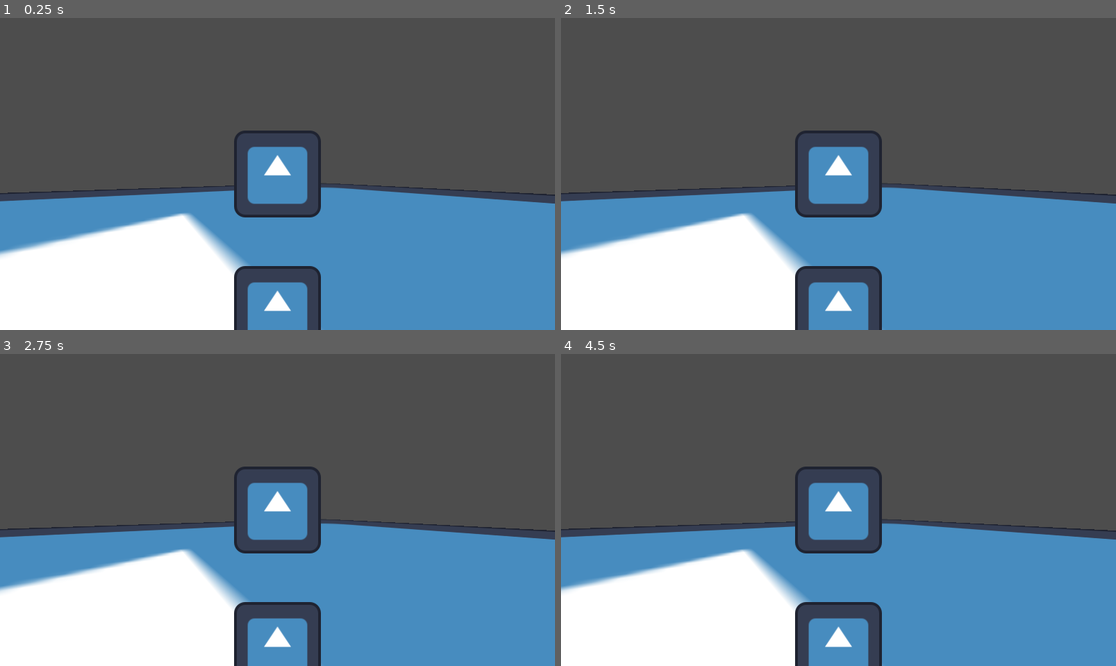
Above: before the commit, frames 1-4 (two rows, left to right).
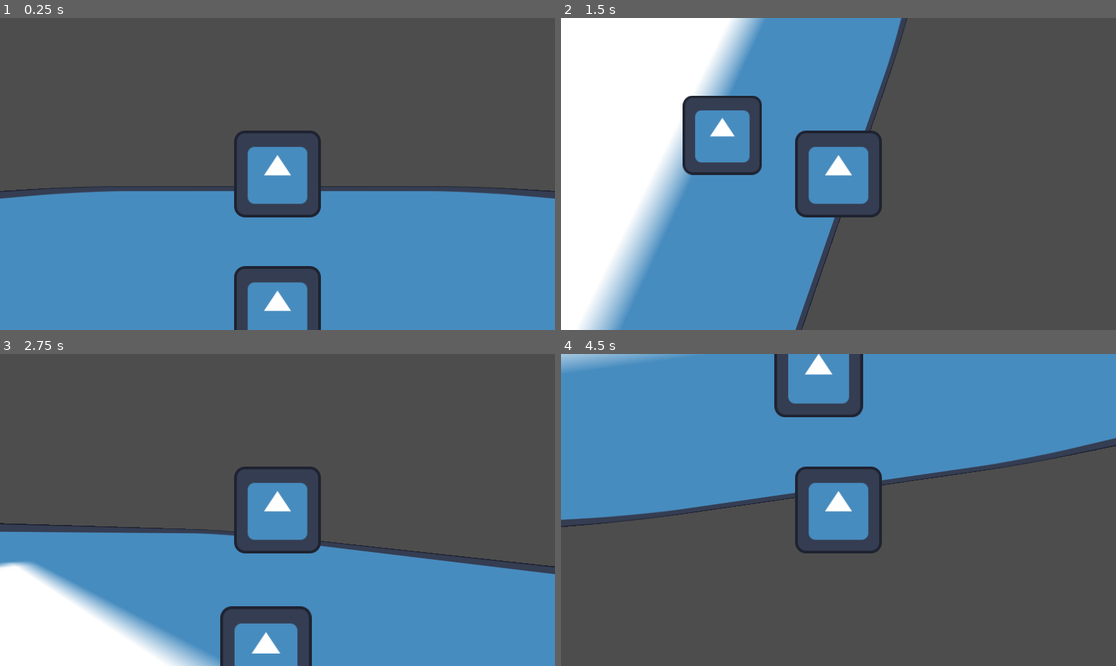
Above: after the commit, the same moments.

Repository: cyan-teal/flying-bullet-3d
Game: Godot game, scene res://scenes/game.tscn
Same seed, same stepped clock (60 frames per second), same inputs: the game is played once before the commit and once after it. The engine's default icon, where the game draws it, is replaced by a stand-in: a white triangle on a blue panel in a dark square.
Inputs:
- Up to frame 1 (0.25 s): no input
- Up to frame 2 (1.5 s): tap Enter at 0.5 s; hold Right (turn_right) 0.53-1.28 s; hold Down (turn_down) from 1.28 s (still down)
- Up to frame 3 (2.75 s): release Down (turn_down) at 2.03 s; hold Right (turn_right) from 2.03 s (still down)
- Up to frame 4 (4.5 s): release Right (turn_right) at 2.78 s; hold Up (turn_up) 2.78-3.53 s; hold A (turn_left) from 3.53 s (still down)

The runs differ from the first frame. In frame 1, 15% of the frame differs, in the area x 0-100%, y 53-100%; in frame 2, 65%; in frame 3, 15%; in frame 4, 82%, in the area x 0-100%, y 0-100%.

Commit message:
Add pitch and roll movement

Diff:
--- a/flying-bullet-3d/scripts/bullet.gd
+++ b/flying-bullet-3d/scripts/bullet.gd
@@ -1,8 +1,12 @@
 extends CharacterBody3D
 
 
+const THRUST_STRENGTH: float = 1.0
+const PITCH_STRENGTH: float = 10.0
+const ROLL_STRENGTH: float = 10.0
 
-var rotational_velocity: Quaternion
+var pitch_velocity: float
+var roll_velocity: float
 var up_pressed: bool
 var down_pressed: bool
 var left_pressed: bool
@@ -10,8 +14,9 @@
 
 
 func _ready() -> void:
-	rotation = Vector3.UP
-	rotational_velocity = Quaternion.IDENTITY
+	velocity = Vector3.ZERO
+	pitch_velocity = 0
+	roll_velocity = 0
 	up_pressed = false
 	down_pressed = false
 	left_pressed = false
@@ -36,5 +41,17 @@
 
 
 
-func _process(_delta: float) -> void:
-	pass
+func _process(delta: float) -> void:
+	if left_pressed:
+		roll_velocity -= ROLL_STRENGTH * delta
+	elif right_pressed:
+		roll_velocity += ROLL_STRENGTH * delta
+	global_rotate(transform.basis.z, roll_velocity * delta)
+
+	if up_pressed:
+		pitch_velocity += ROLL_STRENGTH * delta
+	elif down_pressed:
+		pitch_velocity -= ROLL_STRENGTH * delta
+	global_rotate(transform.basis.x, pitch_velocity * delta)
+
+	orthonormalize()
